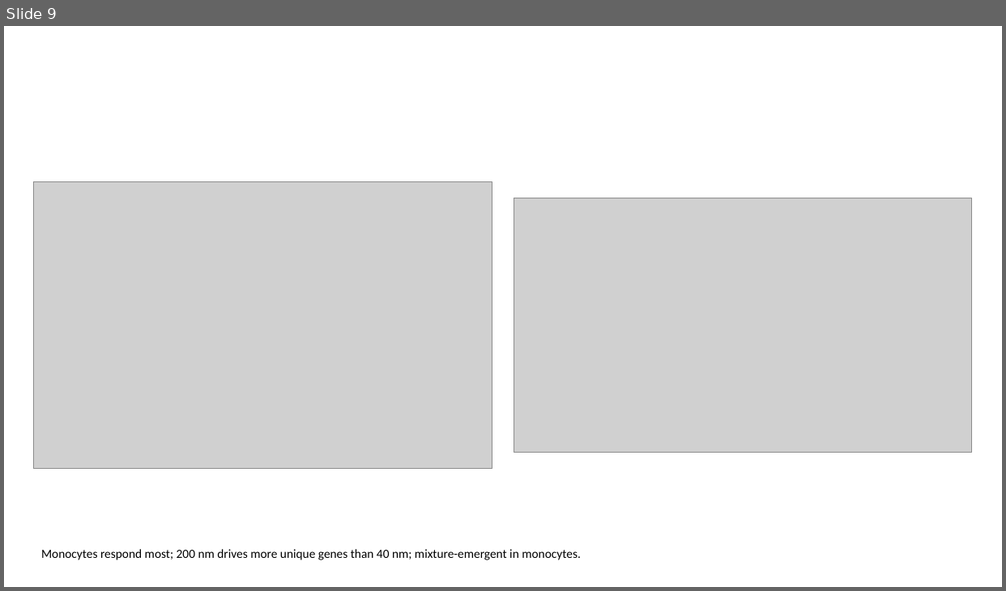
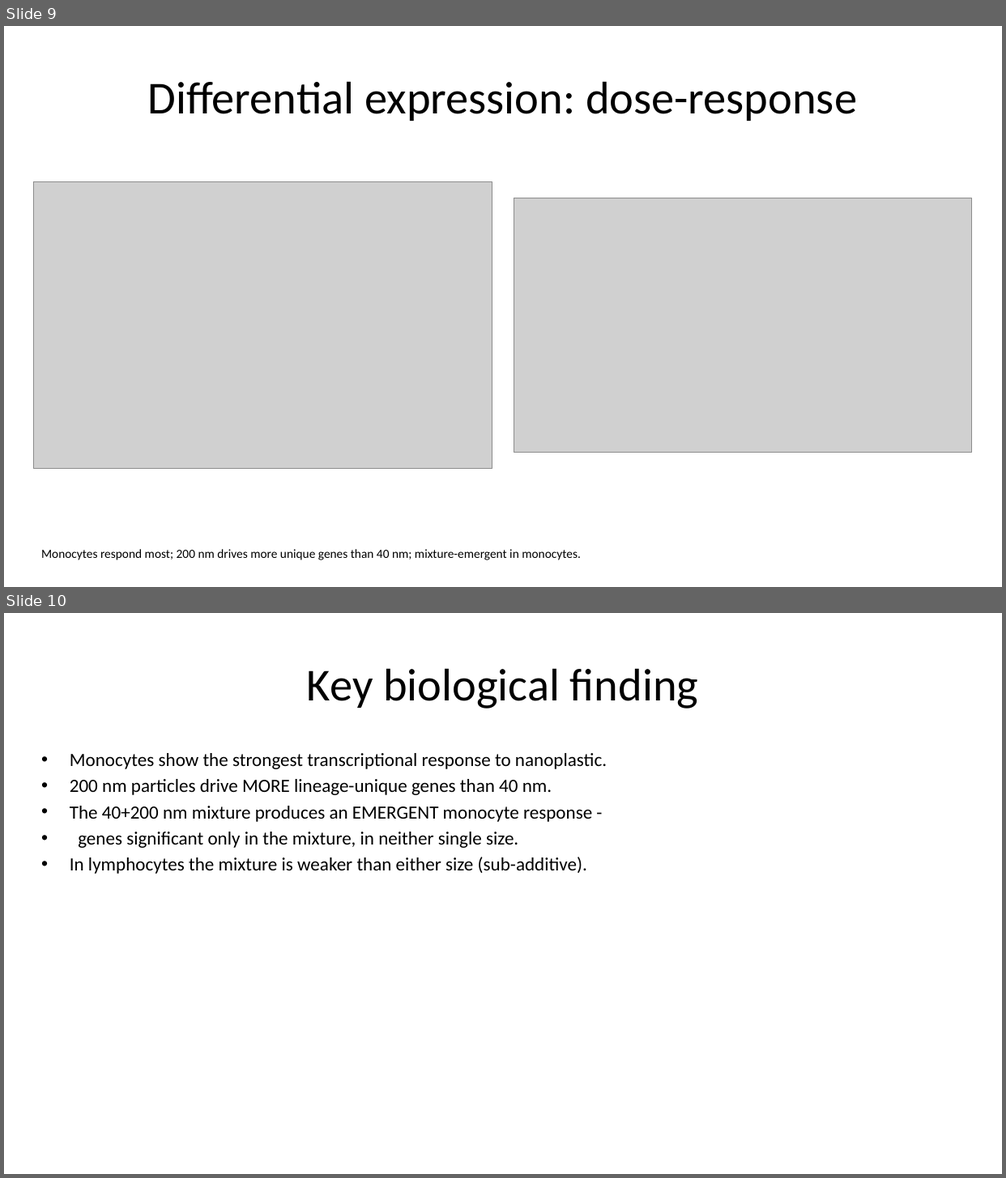
Before and after one commit to MegatronJeremy/ANOA-ANO, a slide deck: results/slides/GI_nanoplastic.pptx. Shown one above the other, each under a label of ours: slide 9 before the commit, slides 9 and 10 after it. The pictures are 1006x591 and 1006x1178 pixels, drawn with LibreOffice and Linux fonts; fonts in the diff are those of the drawing; grey boxes stand for pictures. Boxes give left, top, right and bottom in pixels: in the first picture for what was removed or moved away, otherwise in the second. Text is boxed around its words. In the diff, an @@ line names an element or a change of style, - is before the commit and + after.

Commit message:
fix: text overflowed vertically -- _stretch zeroed placeholder top/height
Setting only ph.left/ph.width materialized each placeholder's xfrm; the unset
top and height then defaulted to 0, collapsing every title/body box to the top
edge with no height so text spilled out of bounds.

_stretch now captures the inherited top/height before mutating and restores
them, changing only left/width. Verified: 0 placeholders with zero height or
off-slide bounds; titles at top~0.3in h~1.25, bodies at top~1.75in h~5.

```diff
--- a/results/slides/GI_nanoplastic.pptx
+++ b/results/slides/GI_nanoplastic.pptx
@@ slide 10 added at <box>4,613,1002,1174</box>, background #FFFFFF @@
@@ title added at <box>307,668,698,709</box>, 44 pt, text #000000 @@
+Key biological finding
@@ text added at <box>70,753,607,874</box>, 18 pt, text #000000 @@
+• Monocytes show the strongest transcriptional response to nanoplastic.
+• 200 nm particles drive MORE lineage-unique genes than 40 nm.
+• The 40+200 nm mixture produces an EMERGENT monocyte response -
+• genes significant only in the mixture, in neither single size.
+• In lymphocytes the mixture is weaker than either size (sub-additive).
@@ slide 9 changed as well @@
@@ title added at <box>148,81,857,121</box>, 44 pt, text #000000 @@
+Differential expression: dose-response
```
Also in this commit, not shown: 7 other slides changed, 4 other slides added, 5 slides removed, 1 other file.
